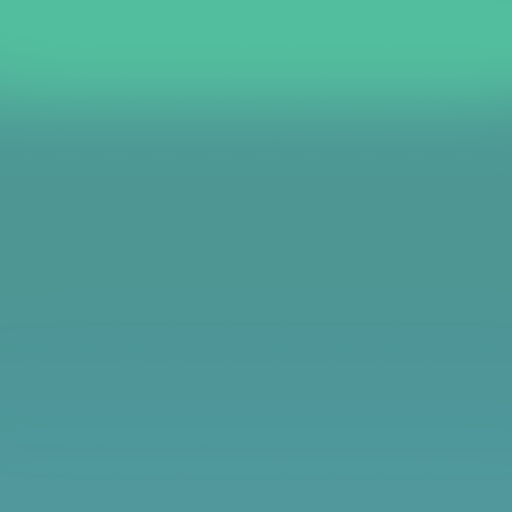
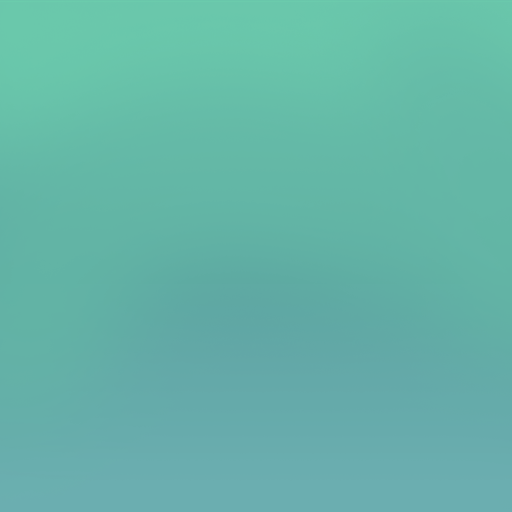
Layer changes from the first 512x512 image to the second:
painted on "Layer 5" over (x1=0, y1=0, x2=512, y2=512)
painted on "Background" over (x1=0, y1=0, x2=512, y2=512)
